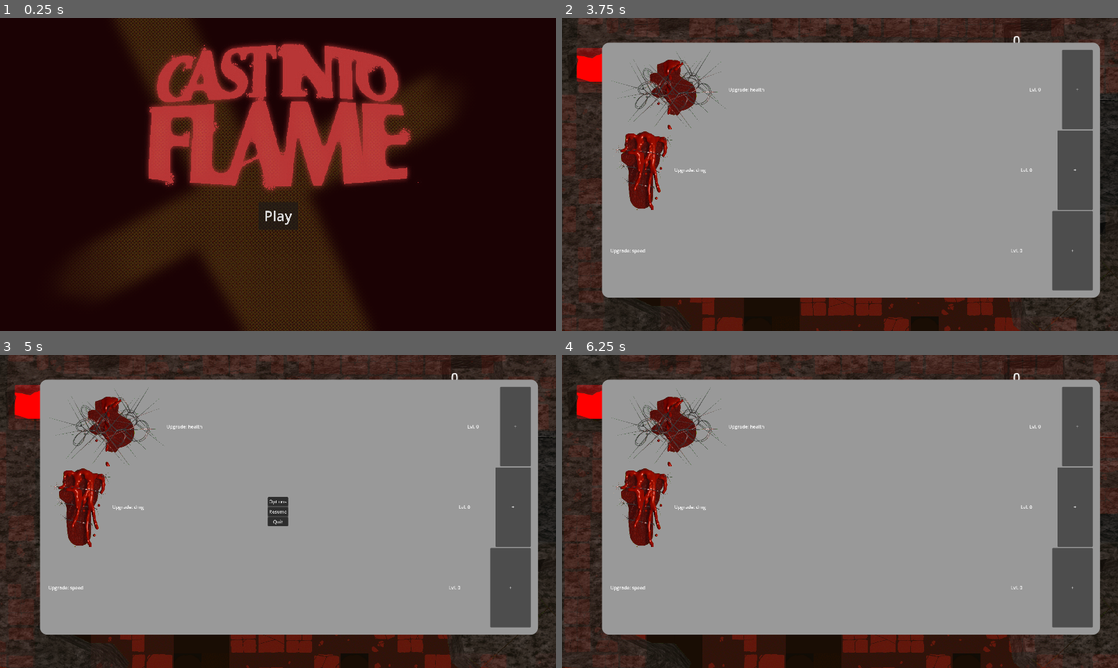
Above: before the commit, frames 1-4 (two rows, left to right).
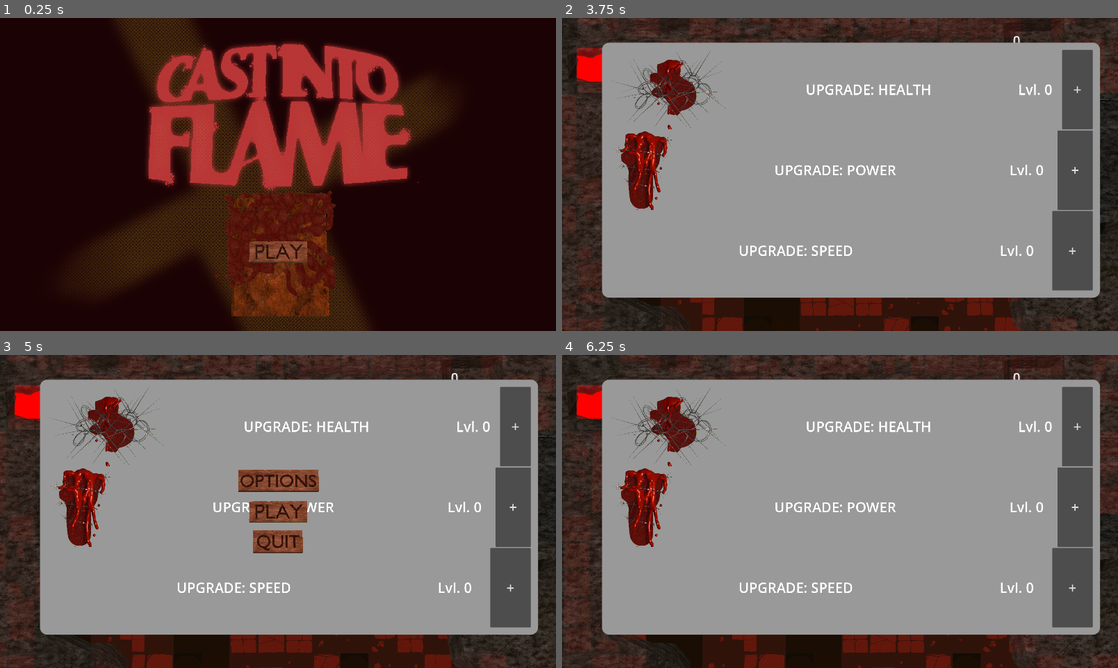
Above: after the commit, the same moments.

Repository: jible/capstone
Game: Godot game, scene res://scenes/testScenes/main_menu.tscn
Two runs of this game, one before a commit and one after it. Both use one fixed random seed, a clock stepped at 60 frames per second and the inputs below. The engine's default icon, where the game draws it, is replaced by a stand-in: a white triangle on a blue panel in a dark square.
Inputs (mouse positions are in pixels of both pictures, inside the frame that each line leads up to; where the layout moved, square brackets give the same spot in the first picture):
- Up to frame 1 (0.25 s): no input
- Up to frame 2 (3.75 s): click (840, 252) [840, 215] at 0.5 s; move the mouse to (962, 158) at 1.27 s; hold Right (right) 1.28-2.03 s; hold Space (attack) 1.28-2.03 s; move the mouse to (728, 190) at 2.02 s; hold Down (down) 2.03-2.78 s; tap Space (attack) at 2.1, 3.6 s; move the mouse to (895, 105) at 2.77 s; hold Right (right) 2.78-3.53 s; hold Space (attack) 2.78-3.53 s; move the mouse to (812, 237) at 3.52 s; hold Tab (OpenUpgrades) from 3.53 s (still down)
- Up to frame 3 (5 s): move the mouse to (444, 558) at 4.27 s; release Tab (OpenUpgrades) at 4.28 s; hold Left (left) from 4.28 s (still down); hold Space (attack) from 4.28 s (still down); tap Escape (esc) at 4.9 s
- Up to frame 4 (6.25 s): release Left (left) at 5 s; release Space (attack) at 5 s; click (840, 511) at 5 s; move the mouse to (673, 464) at 5.77 s; hold Left (left) from 5.78 s (still down); tap Space (attack) at 5.85 s

The runs differ from the first frame. In frame 1, 5.6% of the frame differs, in the area x 38-61%, y 55-96%; in frame 2, 1.3%; in frame 3, 3.6%; in frame 4, 1.3%.

Commit message:
version 0.40

Diff:
--- a/scenes/prefabs/ui_elements/pause_menu.tscn
+++ b/scenes/prefabs/ui_elements/pause_menu.tscn
@@ -1,7 +1,12 @@
-[gd_scene load_steps=3 format=3 uid="uid://bqwbdvntcsrc0"]
+[gd_scene load_steps=7 format=3 uid="uid://bqwbdvntcsrc0"]
 
 [ext_resource type="Script" path="res://scripts/for_scenes/pause_menu.gd" id="1_j5c0s"]
+[ext_resource type="Texture2D" uid="uid://bm6ix8eogt5uj" path="res://assets/ui_renders/options_button.png" id="2_eeu0w"]
 [ext_resource type="PackedScene" uid="uid://df3do2furq7r6" path="res://scenes/prefabs/ui_elements/option_menu.tscn" id="2_piomc"]
+[ext_resource type="Texture2D" uid="uid://hm048sbxcgu6" path="res://assets/ui_renders/play_button.png" id="3_4xfm6"]
+[ext_resource type="Texture2D" uid="uid://75hlvmacs7q7" path="res://assets/ui_renders/quit_button.png" id="4_6se52"]
+
+[sub_resource type="StyleBoxEmpty" id="StyleBoxEmpty_6nob2"]
 
 [node name="PauseMenu" type="Control"]
 process_mode = 3
@@ -26,22 +31,30 @@
 offset_bottom = 50.5
 grow_horizontal = 2
 grow_vertical = 2
+theme_override_styles/panel = SubResource("StyleBoxEmpty_6nob2")
 
 [node name="VBoxContainer" type="VBoxContainer" parent="PauseMenu"]
 layout_mode = 2
 
 [node name="OptionsToggle" type="Button" parent="PauseMenu/VBoxContainer"]
 layout_mode = 2
-text = "Options
-"
+theme_override_colors/icon_hover_color = Color(1, 0, 0, 1)
+icon = ExtResource("2_eeu0w")
+flat = true
 
 [node name="ResumeToggle" type="Button" parent="PauseMenu/VBoxContainer"]
 layout_mode = 2
-text = "Resume"
+theme_override_colors/icon_hover_color = Color(1, 0, 0, 1)
+icon = ExtResource("3_4xfm6")
+flat = true
+icon_alignment = 1
 
 [node name="QuitToggle" type="Button" parent="PauseMenu/VBoxContainer"]
 layout_mode = 2
-text = "Quit"
+theme_override_colors/icon_hover_color = Color(1, 0, 0, 1)
+icon = ExtResource("4_6se52")
+flat = true
+icon_alignment = 1
 
 [node name="OptionMenu" parent="." node_paths=PackedStringArray("pause_menu") instance=ExtResource("2_piomc")]
 visible = false
--- a/scenes/prefabs/ui_elements/stat_upgrade.tscn
+++ b/scenes/prefabs/ui_elements/stat_upgrade.tscn
@@ -14,12 +14,16 @@
 layout_mode = 2
 size_flags_horizontal = 3
 size_flags_stretch_ratio = 20.0
-text = "Upgrade Stat"
+theme_override_font_sizes/font_size = 48
+text = "UPGRADE: "
+horizontal_alignment = 1
+vertical_alignment = 1
 
 [node name="UpgradeLevelLabel" type="Label" parent="."]
 layout_mode = 2
 size_flags_horizontal = 3
 size_flags_stretch_ratio = 3.69
+theme_override_font_sizes/font_size = 48
 text = "Lvl. 0"
 horizontal_alignment = 1
 
@@ -28,6 +32,7 @@
 layout_mode = 2
 size_flags_horizontal = 3
 size_flags_stretch_ratio = 2.18
+theme_override_font_sizes/font_size = 48
 text = "+"
 
 [connection signal="pressed" from="Button" to="." method="_on_stat_increased"]
--- a/scenes/prefabs/ui_elements/stat_upgrade_ui.tscn
+++ b/scenes/prefabs/ui_elements/stat_upgrade_ui.tscn
@@ -54,16 +54,16 @@
 
 [node name="StatUpgrade" parent="MarginContainer/Panel/MarginContainer/VBoxContainer" instance=ExtResource("1_ekqrg")]
 layout_mode = 2
-stat_name = "health"
+stat_name = "HEALTH"
 upgrade_icon = ExtResource("3_klydc")
 
 [node name="StatUpgrade2" parent="MarginContainer/Panel/MarginContainer/VBoxContainer" instance=ExtResource("1_ekqrg")]
 layout_mode = 2
-stat_name = "dmg"
+stat_name = "POWER"
 upgrade_icon = ExtResource("4_0piuq")
 
 [node name="StatUpgrade3" parent="MarginContainer/Panel/MarginContainer/VBoxContainer" instance=ExtResource("1_ekqrg")]
 layout_mode = 2
-stat_name = "speed"
+stat_name = "SPEED"
 
 [node name="AudioStreamPlayer" type="AudioStreamPlayer" parent="."]
--- a/scenes/testScenes/main_menu.tscn
+++ b/scenes/testScenes/main_menu.tscn
@@ -1,7 +1,9 @@
-[gd_scene load_steps=3 format=3 uid="uid://b7p3e5u8l5r52"]
+[gd_scene load_steps=5 format=3 uid="uid://b7p3e5u8l5r52"]
 
 [ext_resource type="Script" path="res://scripts/for_scenes/main_menu.gd" id="1_q2ruy"]
 [ext_resource type="Texture2D" uid="uid://bg3mywhje512k" path="res://assets/images/title_screen.png" id="2_xkjyu"]
+[ext_resource type="Texture2D" uid="uid://c0nobm6vf3dl4" path="res://assets/ui_renders/main_menu_book.png" id="3_xqhh2"]
+[ext_resource type="Texture2D" uid="uid://hm048sbxcgu6" path="res://assets/ui_renders/play_button.png" id="4_dfrxe"]
 
 [node name="MainMenu" type="Control"]
 layout_mode = 3
@@ -22,6 +24,15 @@
 grow_vertical = 2
 texture = ExtResource("2_xkjyu")
 
+[node name="Book Background" type="TextureRect" parent="."]
+layout_mode = 0
+offset_left = 566.0
+offset_top = 424.0
+offset_right = 1859.0
+offset_bottom = 1730.0
+scale = Vector2(0.6, 0.6)
+texture = ExtResource("3_xqhh2")
+
 [node name="PlayButton" type="Button" parent="."]
 layout_mode = 1
 anchors_preset = -1
@@ -29,13 +40,15 @@
 anchor_top = 0.632
 anchor_right = 0.5
 anchor_bottom = 0.632
-offset_left = -68.5
-offset_top = -47.5601
-offset_right = 68.5
-offset_bottom = 48.4399
+offset_left = -111.0
+offset_top = 75.4399
+offset_right = 111.0
+offset_bottom = 172.44
 grow_horizontal = 2
 grow_vertical = 2
+theme_override_colors/icon_hover_color = Color(1, 0, 0, 1)
 theme_override_font_sizes/font_size = 48
-text = "Play"
+icon = ExtResource("4_dfrxe")
+flat = true
 
 [connection signal="button_up" from="PlayButton" to="." method="_on_play_button_button_up"]
--- a/scripts/for_scenes/stat_upgrade.gd
+++ b/scripts/for_scenes/stat_upgrade.gd
@@ -8,7 +8,7 @@
 func _ready() -> void:
 	$TextureRect.texture = upgrade_icon
 	var label: Label = $"StatNameLabel"
-	label.text = "Upgrade: " + stat_name
+	label.text = "UPGRADE: " + stat_name
 	SignalBus.update_HUD.connect(update_level_label)
 
 #this function runs when the upgrade button is pressed
Binary file added: assets/ui_renders/all_buttons.png
Not shown, added: assets/ui_renders/all_buttons.png.import
Binary file added: assets/ui_renders/currency_tooth.png
Not shown, added: assets/ui_renders/currency_tooth.png.import
Binary file added: assets/ui_renders/main_menu_book.png
Not shown, added: assets/ui_renders/main_menu_book.png.import
Binary file added: assets/ui_renders/options_button.png
Not shown, added: assets/ui_renders/options_button.png.import
Binary file added: assets/ui_renders/play_button.png
Not shown, added: assets/ui_renders/play_button.png.import
Binary file added: assets/ui_renders/quit_button.png
Not shown, added: assets/ui_renders/quit_button.png.import
(and 1 more such lines)
